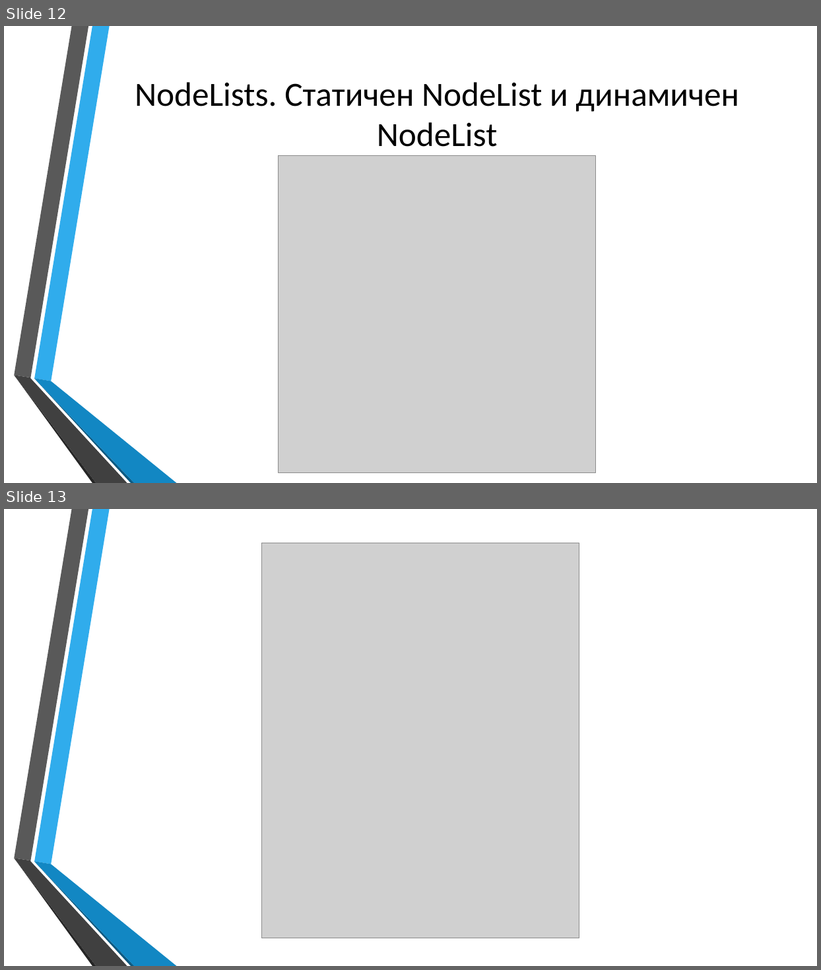
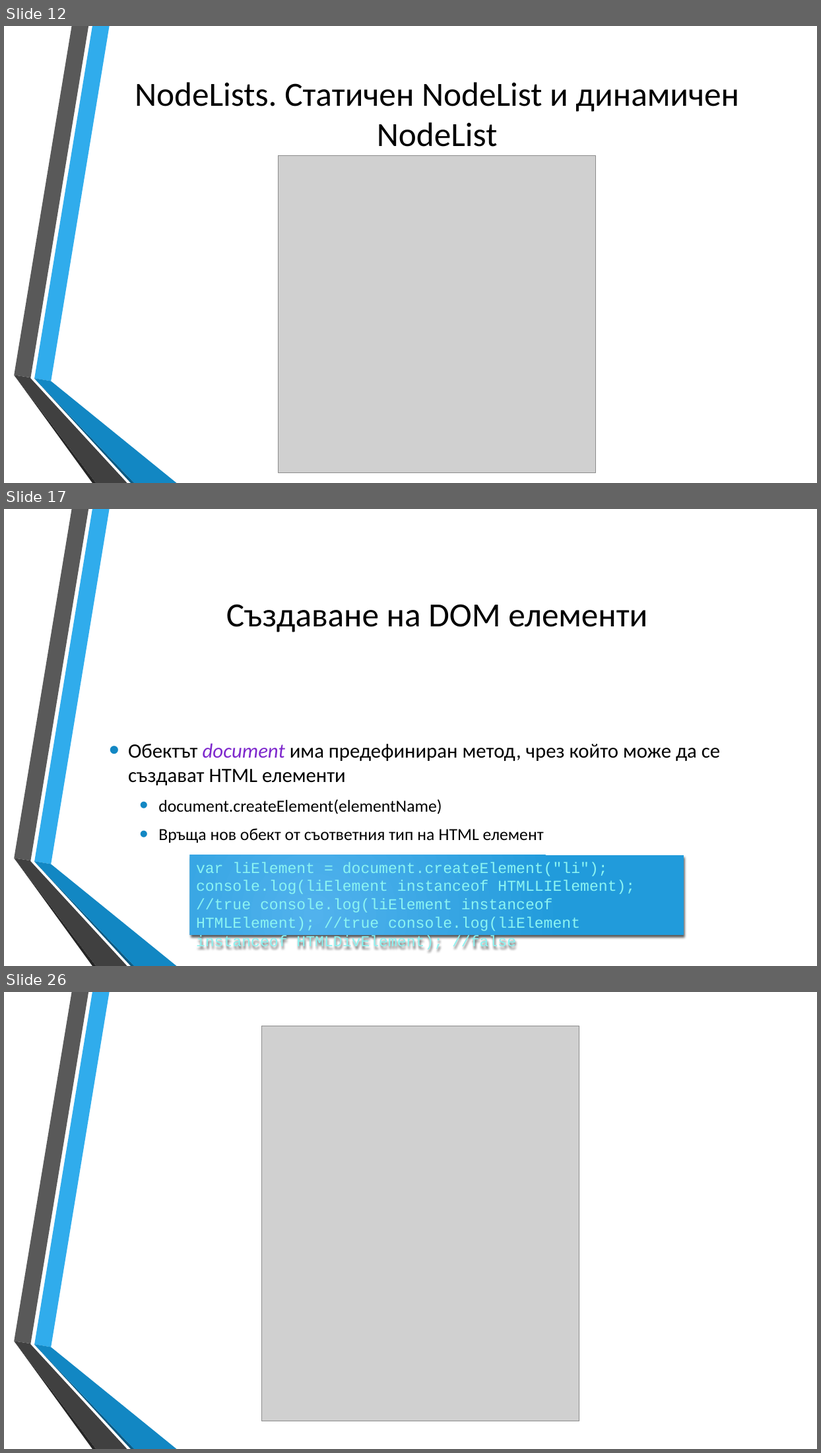
Before and after one commit to dnmitev/IT-Academy, a slide deck: JS Fundamentals/9.DOM&CSS/DOM&CSS.pptx. Shown one above the other, each under a label of ours: slides 12 and 13 before the commit, slides 12, 17 and 26 after it; the slides between them are not shown. The pictures are 821x970 and 821x1453 pixels, drawn with LibreOffice and Linux fonts; fonts in the diff are those of the drawing; grey boxes stand for pictures; background and template pictures are left out. Boxes give left, top, right and bottom in pixels: in the first picture for what was removed or moved away, otherwise in the second. Text is boxed around its words. In the diff, an @@ line names an element or a change of style, - is before the commit and + after.

```diff
--- a/JS Fundamentals/9.DOM&CSS/DOM&CSS.pptx
+++ b/JS Fundamentals/9.DOM&CSS/DOM&CSS.pptx
@@ slide 17 added at (x1=4, y1=509, x2=817, y2=966), background picture (left out); not listed: 6 template elements that a slide beside it also shows @@
@@ title added at (x1=226, y1=604, x2=648, y2=632), 40 pt, text #000000 @@
+Създаване на DOM елементи
@@ text added at (x1=128, y1=743, x2=720, y2=844), 20 pt, text #000000 @@
+• Обектът document има предефиниран метод, чрез който може да се създават HTML елементи
+  • document.createElement(elementName)
+  • Връща нов обект от съответния тип на HTML елемент
@@ rectangle added at (x1=190, y1=855, x2=684, y2=935), fill gradient #51B3ED to #219CDB, 18 pt, text #8CF4F2 @@
+var liElement = document.createElement("li"); console.log(liElement instanceof HTMLLIElement); //true console.log(liElement instanceof HTMLElement); //true console.log(liElement instanceof HTMLDivElement); //false
@@ what was slide 13 is now slide 26 @@
```
Also in this commit, not shown: 1 slide changed, 12 other slides added, 9 other files.
